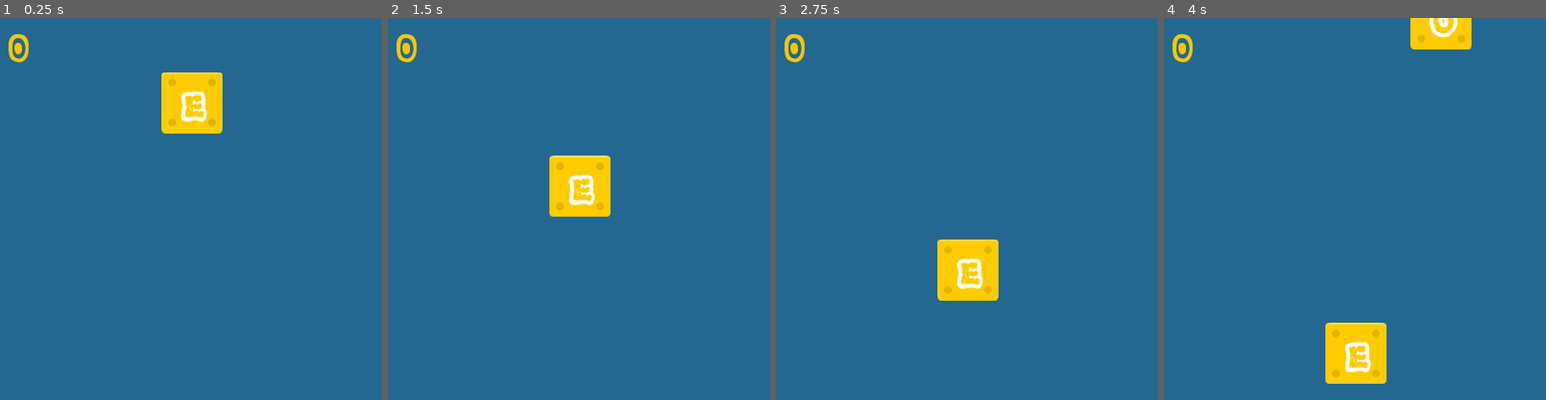
Above: before the commit, frames 1-4 (left to right).
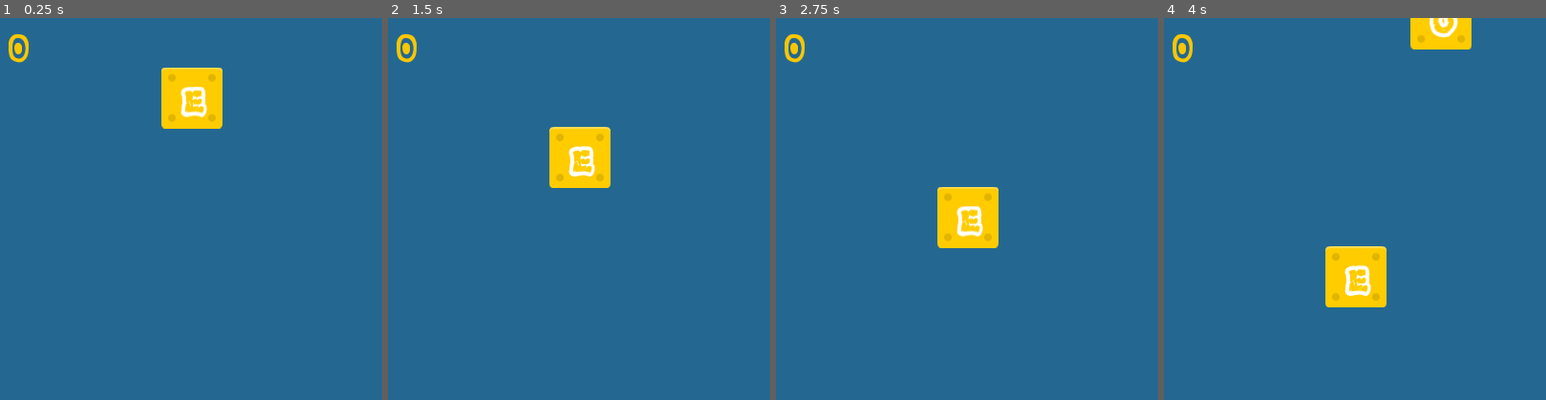
Above: after the commit, the same moments.

Repository: littleiffel/FallWords
Game: Godot game, scene res://Scenes/Game.tscn
The game is run twice, just before and just after one commit, with the same random seed, the same clock (stepped at 60 frames per second) and the same inputs.
Inputs:
- Up to frame 1 (0.25 s): no input
- Up to frame 2 (1.5 s): tap Enter at 0.5 s
- Up to frame 3 (2.75 s): no input
- Up to frame 4 (4 s): no input
The pictures show only the part of the screen within x 0-50%, y 0-50%; the shares and areas given below are measured in that part.

The runs differ from the first frame. In frame 1, 1.1% of the frame differs, in the area x 42-59%, y 13-31%; in frame 2, 2.9%; in frame 3, 4.5%; in frame 4, 5.1%, in the area x 42-59%, y 59-96%.

Commit message:
Try workaround

Diff:
--- a/Prefabs/Block.gd
+++ b/Prefabs/Block.gd
@@ -3,12 +3,9 @@
 
 
 export var SPEED = 50
-var multiplier = 1
+var multiplier = 0
 var character
 var destroyed = false
-
-func set_speed_multiplier(multi):
-	multiplier = multi
 
 # Called when the node enters the scene tree for the first time.
 func _ready():
@@ -22,7 +19,7 @@
 	move_and_collide(direction_vector * delta * s)
 
 func get_speed():
-	return SPEED + (20 * multiplier)
+	return SPEED + (50 * multiplier)
 
 func check_input(input):
 	if input == character and not destroyed:
--- a/Scenes/Game.gd
+++ b/Scenes/Game.gd
@@ -29,7 +29,7 @@
 func spawn_new_block():
 	var block = block_prefab.instance(get_multiplier())
 	block.global_position = random_position()
-	block.set_speed_multiplier(get_multiplier())
+	block.multiplier = get_multiplier()
 	$Blocks.add_child(block)
 
 func random_position():
